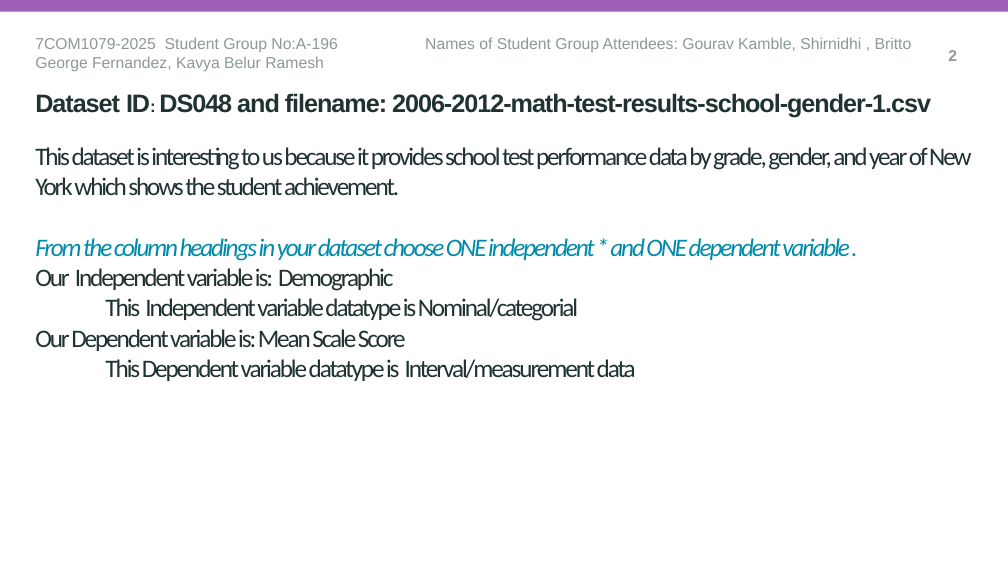
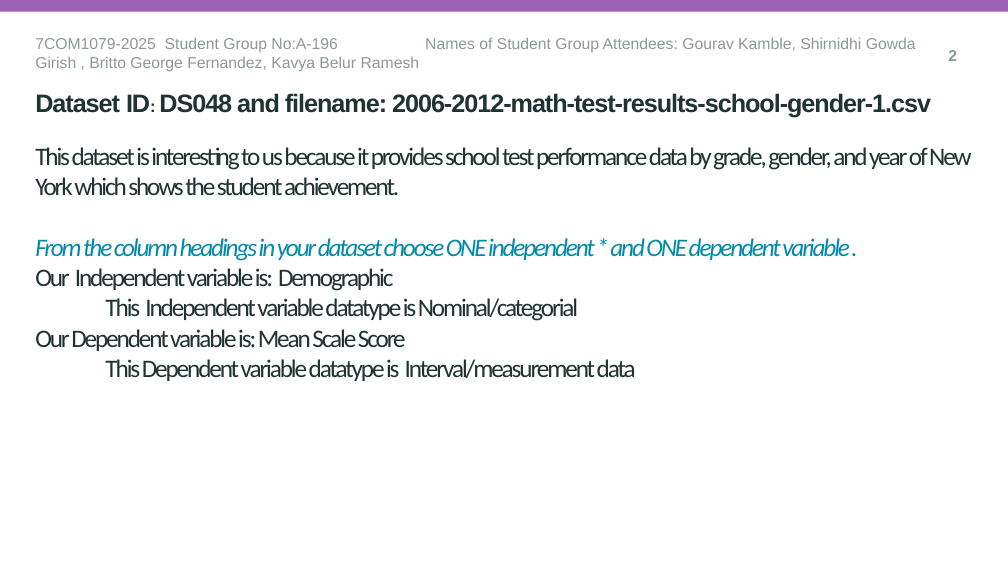
Before and after one commit to sg25acd/7COM1079-Group-A-196, a slide deck: slide 3 of research_question.ppt.pptx. Drawn at 1008x567 pixels with LibreOffice and Linux fonts; fonts in the diff are those of the drawing; background and template pictures are left out. Boxes give left, top, right and bottom in pixels: in the first picture for what was removed or moved away, otherwise in the second. Text is boxed around its words. In the diff, an @@ line names an element or a change of style, - is before the commit and + after.

```diff
--- a/research_question.ppt.pptx
+++ b/research_question.ppt.pptx
@@ text at bbox=[35, 37, 916, 71]: text changed @@
-7COM1079-2025 Student Group No:A-196 Names of Student Group Attendees: Gourav Kamble, Shirnidhi , Britto George Fernandez, Kavya Belur Ramesh
+7COM1079-2025 Student Group No:A-196 Names of Student Group Attendees: Gourav Kamble, Shirnidhi Gowda Girish , Britto George Fernandez, Kavya Belur Ramesh
```
Also in this commit, not shown: 2 other slides changed.
